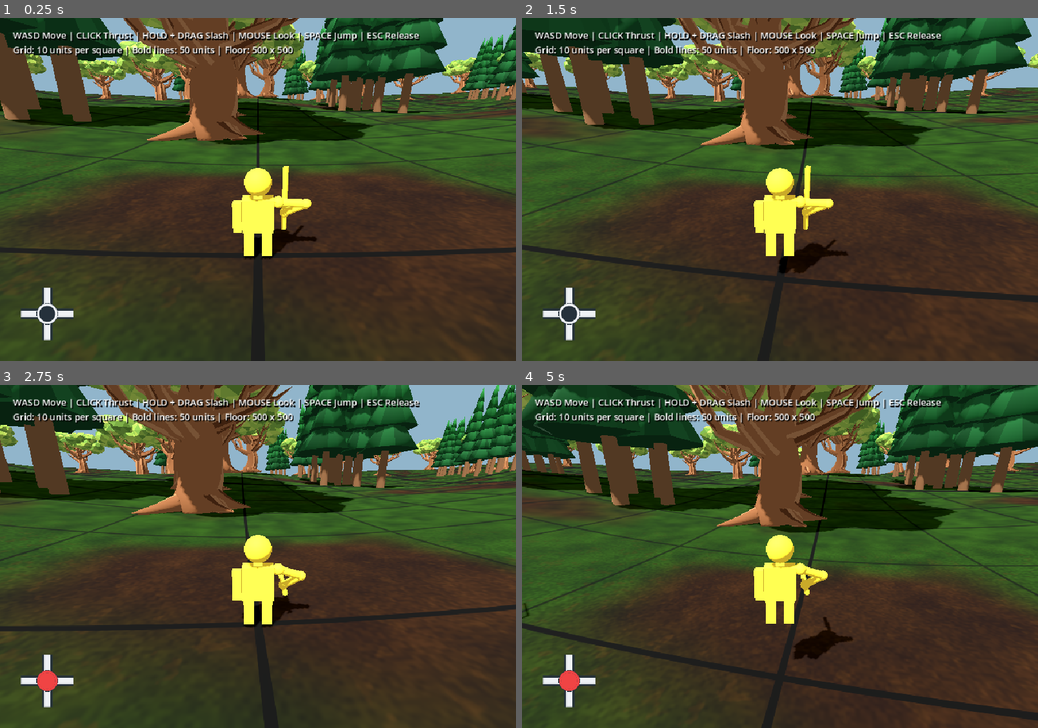
Above: before the commit, frames 1-4 (two rows, left to right).
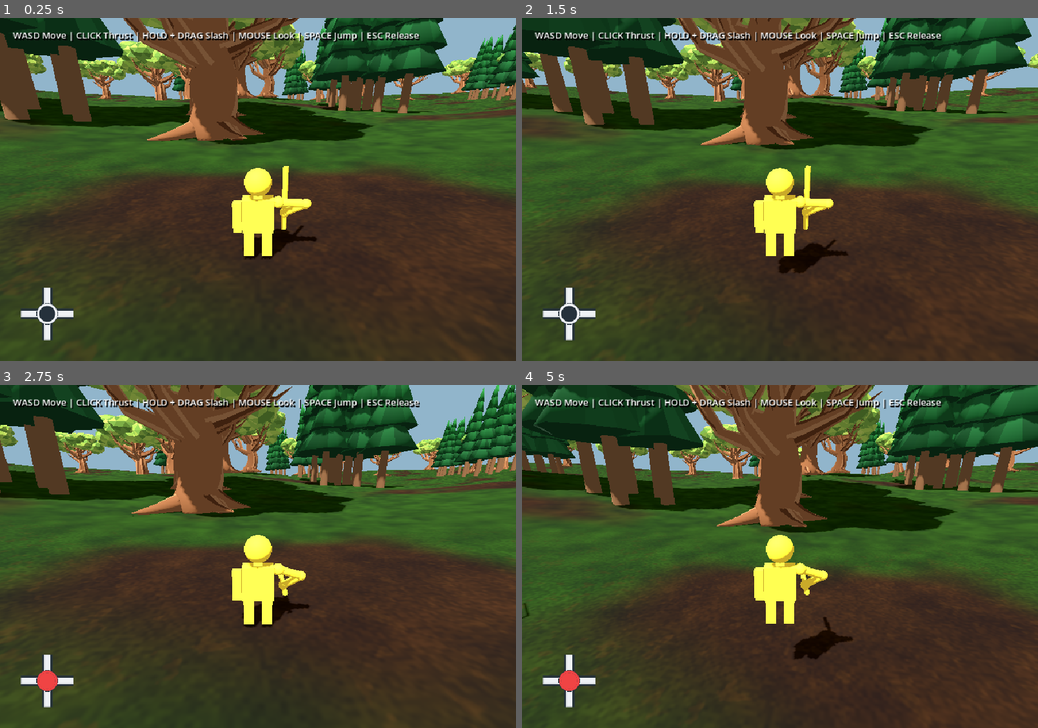
Above: after the commit, the same moments.

Repository: AbelDude/tarnation
Game: Godot game, scene res://main.tscn
The game is run twice, just before and just after one commit, with the same random seed, the same clock (stepped at 60 frames per second) and the same inputs.
Inputs (mouse positions are in pixels of both pictures, inside the frame that each line leads up to):
- Up to frame 1 (0.25 s): no input
- Up to frame 2 (1.5 s): tap Enter at 0.5 s; move the mouse to (805, 189) at 0.52 s; hold Up from 0.53 s (still down); click (805, 189) at 0.67 s; tap Space at 0.77 s; move the mouse to (754, 189) at 1.27 s; click (754, 189) at 1.42 s
- Up to frame 3 (2.75 s): keep holding Up; tap Space at 1.52 s; move the mouse to (268, 549) at 2.02 s; click (268, 549) at 2.17 s
- Up to frame 4 (5 s): keep holding Up; move the mouse to (774, 563) at 2.77 s; click (774, 563) at 2.92 s; tap Space at 3.02, 3.77, 4.52 s; move the mouse to (816, 559) at 3.52 s; click (816, 559) at 3.67 s; move the mouse to (738, 553) at 4.27 s; click (738, 553) at 4.42 s

The runs differ from the first frame. In frame 1, 3.8% of the frame differs, in the area x 0-100%, y 8-90%; in frame 2, 4.3%; in frame 3, 3.8%; in frame 4, 4.7%, in the area x 0-100%, y 8-100%.

Commit message:
Remove ground grid lines and grid legend

Diff:
--- a/floor_grid.gdshader
+++ b/floor_grid.gdshader
@@ -5,15 +5,6 @@
 
 void vertex() {
 	floor_position = (MODEL_MATRIX * vec4(VERTEX, 1.0)).xz;
-}
-
-float grid_line(vec2 position, float spacing, float width) {
-	vec2 distance_to_line = abs(mod(position + spacing * 0.5, spacing) - spacing * 0.5);
-	vec2 pixel_width = max(fwidth(position), vec2(0.001));
-	vec2 coverage = vec2(1.0) - smoothstep(vec2(width), vec2(width) + pixel_width, distance_to_line);
-	// Fade lines smaller than a pixel to avoid shimmering near the horizon.
-	coverage *= clamp(vec2(spacing * 0.2) / pixel_width, vec2(0.0), vec2(1.0));
-	return max(coverage.x, coverage.y);
 }
 
 float hash_ground(vec2 point) {
@@ -35,8 +26,6 @@
 }
 
 void fragment() {
-	float minor = grid_line(floor_position, 10.0, 0.035);
-	float major = grid_line(floor_position, 50.0, 0.09);
 	// Broad irregular patches, medium leaf litter, and small earthy flecks.
 	vec2 warp = vec2(ground_noise(floor_position * 0.04), ground_noise(floor_position * 0.04 + vec2(51.0))) * 5.0;
 	float patches = layered_noise((floor_position + warp) * 0.065);
@@ -49,7 +38,6 @@
 	float leaves = smoothstep(0.62, 0.79, layered_noise(floor_position * 2.5));
 	floor_color = mix(floor_color, vec3(0.22, 0.13, 0.045), leaves * 0.3 * detail_visibility);
 	floor_color *= mix(1.0, mix(0.8, 1.16, grain), detail_visibility);
-	ALBEDO = mix(floor_color, vec3(0.022, 0.032, 0.014), minor * 0.62);
-	ALBEDO = mix(ALBEDO, vec3(0.012, 0.019, 0.008), major * 0.85);
+	ALBEDO = floor_color;
 	ROUGHNESS = mix(0.88, 1.0, litter);
 }
--- a/main.gd
+++ b/main.gd
@@ -45,7 +45,7 @@
 	var overlay := CanvasLayer.new()
 	add_child(overlay)
 	var instructions := Label.new()
-	instructions.text = "WASD Move | CLICK Thrust | HOLD + DRAG Slash | MOUSE Look | SPACE Jump | ESC Release\nGrid: 10 units per square | Bold lines: 50 units | Floor: 500 x 500"
+	instructions.text = "WASD Move | CLICK Thrust | HOLD + DRAG Slash | MOUSE Look | SPACE Jump | ESC Release"
 	instructions.position = Vector2(24, 20)
 	instructions.add_theme_font_size_override("font_size", 17)
 	instructions.add_theme_color_override("font_shadow_color", Color.BLACK)
Not shown, changed: README.md
